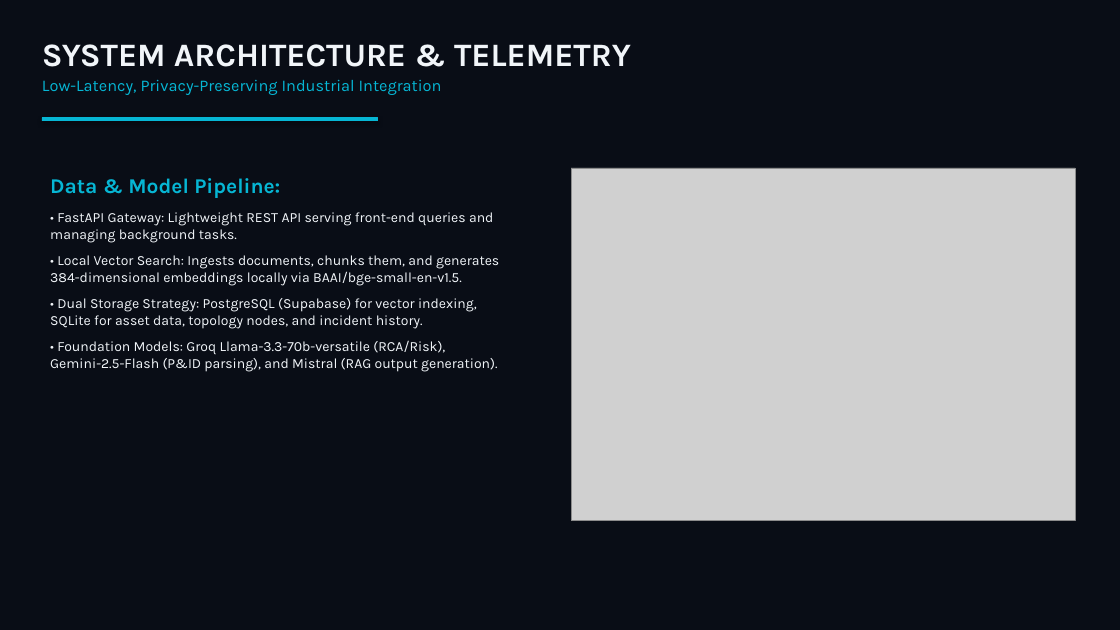
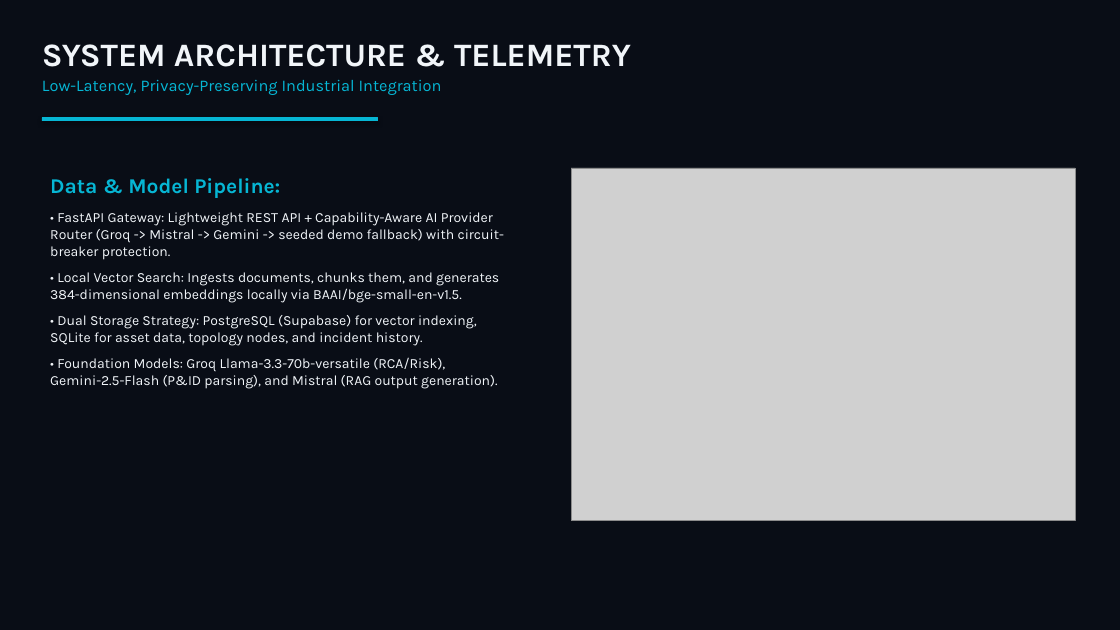
Before and after one commit to kutty04/OpsBrain-AI, a slide deck: slide 7 of ET_AI_Hackathon_OpsBrain_AI.pptx. Drawn at 1120x630 pixels with LibreOffice and Linux fonts; fonts in the diff are those of the drawing; grey boxes stand for pictures. Boxes give left, top, right and bottom in pixels: in the first picture for what was removed or moved away, otherwise in the second. Text is boxed around its words. In the diff, an @@ line names an element or a change of style, - is before the commit and + after.

Commit message:
chore: update screenshots (fresh Jul 3 captures) + PPT upgrade (11 slides, AI Provider Router slide added)
Screenshots updated with live data:
- 01 Executive Dashboard: real Jul 3 alerts, GCM-104 risk=88, CREP-2026 violation active
- 02 P&ID Parser: updated UI
- 03 Document Ingestion: current ingestion state
- 04 Digital Twin: COB-1 graph topology
- 05 Knowledge Copilot: live answer with 'ANSWERED USING FALLBACK PROVIDER: GEMINI' chip visible
- 06 RCA: AI Traversal Auditing Engine HUD (graph investigation mode)
- 07 Risk: Risk assessment card
- 08 Compliance: OISD compliance result
- 09 Lessons Learned: failure intelligence card
- 10 AI Runtime Monitor: Groq/Gemini/Mistral provider health panel

PPT updates:
- New Slide 8: AI Provider Router & Failover System (4 task chains with provider priority boxes)
- Slide 7 Architecture: updated FastAPI Gateway description to include capability-aware router
- Slide 9 In Action: updated subtitle to include Evaluation Benchmarks
- Total: 11 slides (was 10)

```diff
--- a/ET_AI_Hackathon_OpsBrain_AI.pptx
+++ b/ET_AI_Hackathon_OpsBrain_AI.pptx
@@ text at bbox=[50, 212, 504, 260]: text changed @@
-• FastAPI Gateway: Lightweight REST API serving front-end queries and managing background tasks.
+• FastAPI Gateway: Lightweight REST API + Capability-Aware AI Provider Router (Groq -> Mistral -> Gemini -> seeded demo fallback) with circuit-breaker protection.
```
Also in this commit, not shown: 1 slide added, 10 other files.
